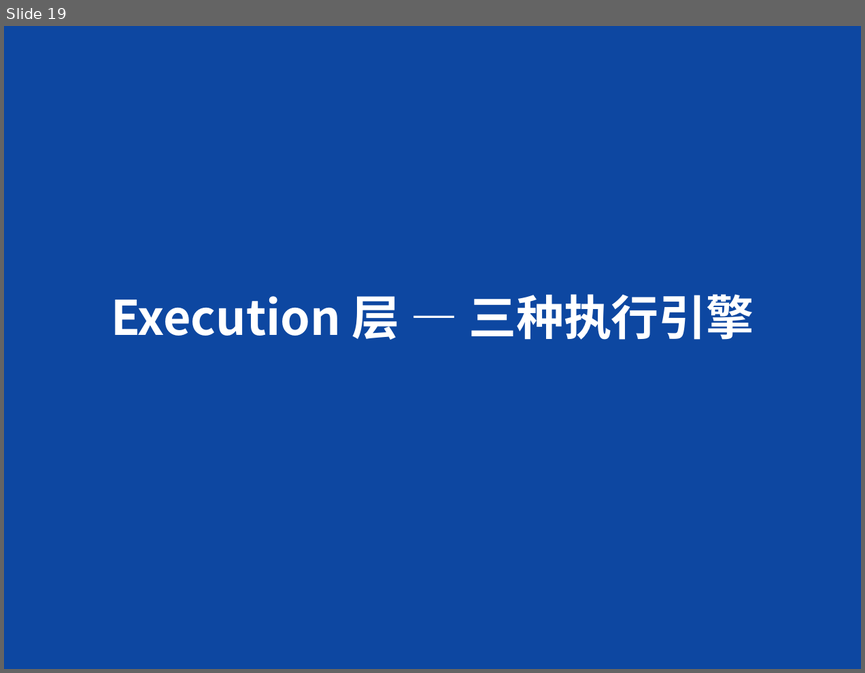
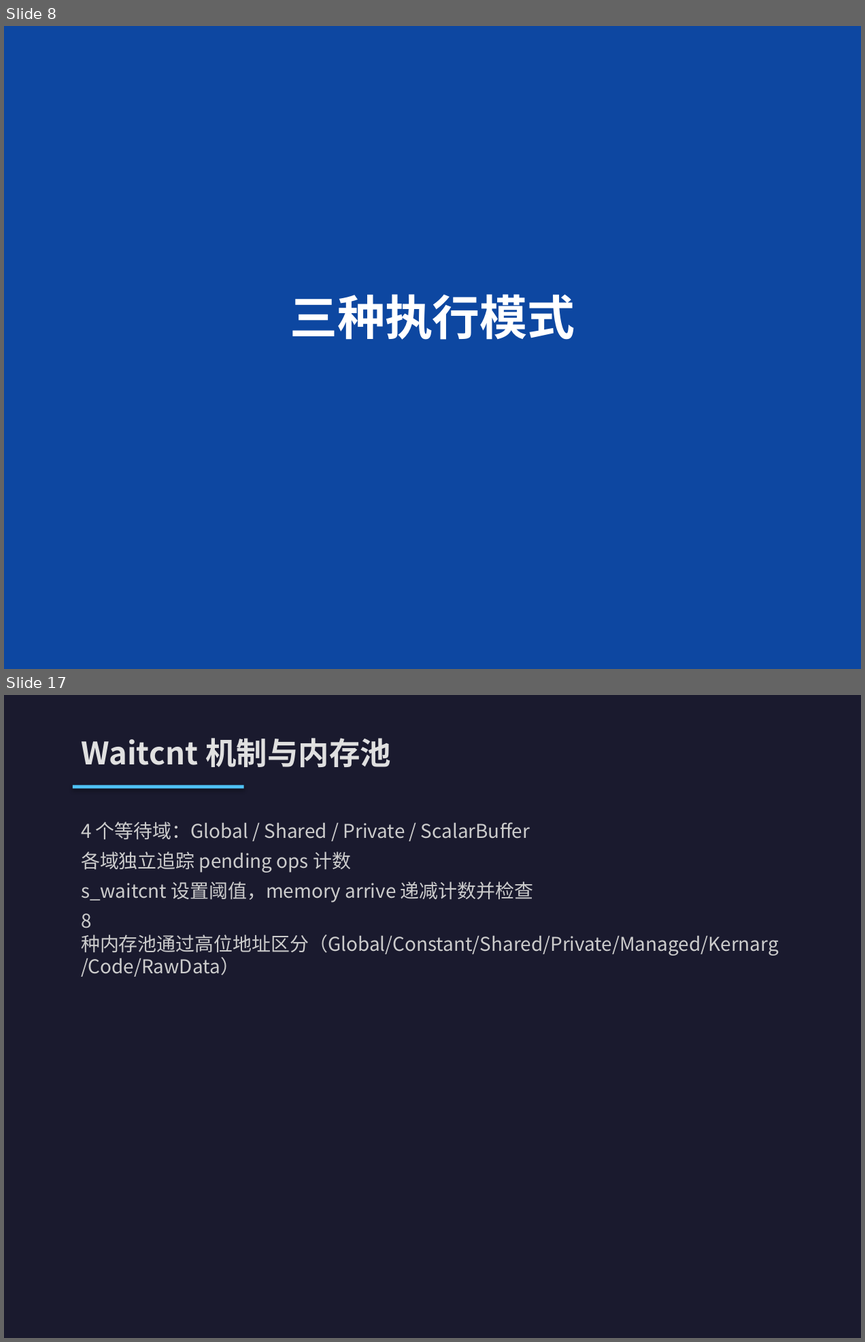
Before and after one commit to fire-emblem/gpu_model, a slide deck: docs/presentations/gpu_model_presentation.pptx. Shown one above the other, each under a label of ours: slide 19 before the commit, slides 8 and 17 after it; the slides between them are not shown. The pictures are 865x673 and 865x1342 pixels, drawn with LibreOffice and Linux fonts; fonts in the diff are those of the drawing. Boxes give left, top, right and bottom in pixels: in the first picture for what was removed or moved away, otherwise in the second. Text is boxed around its words. In the diff, an @@ line names an element or a change of style, - is before the commit and + after.

```diff
--- a/docs/presentations/gpu_model_presentation.pptx
+++ b/docs/presentations/gpu_model_presentation.pptx
@@ slide 17 added at <box>4,695,861,1338</box>, background #1A1A2E @@
@@ text added at <box>81,738,391,767</box>, 26 pt, text #E0E0E0, bold @@
+Waitcnt 机制与内存池
@@ rectangle added at <box>73,785,244,788</box>, fill #4FC3F7 @@
@@ text added at <box>81,821,779,977</box>, 16 pt, text #CCCCCC @@
+4 个等待域：Global / Shared / Private / ScalarBuffer
+各域独立追踪 pending ops 计数
+s_waitcnt 设置阈值，memory arrive 递减计数并检查
+8 种内存池通过高位地址区分（Global/Constant/Shared/Private/Managed/Kernarg/Code/RawData）
@@ what was slide 19 is now slide 8 @@
@@ slide 8 changed as well @@
@@ text at <box>290,294,575,339</box>: text changed @@
-Execution 层 — 三种执行引擎
+三种执行模式
```
Also in this commit, not shown: 9 other slides changed, 18 other slides added, 30 slides removed, 25 other files.
